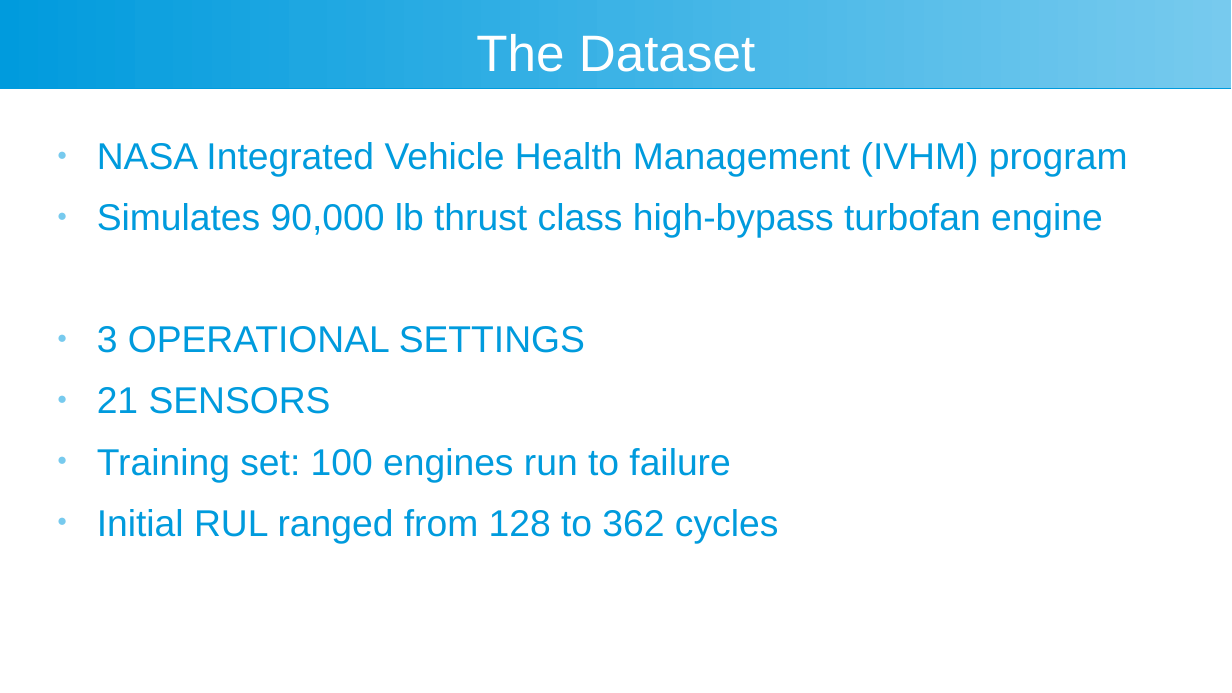
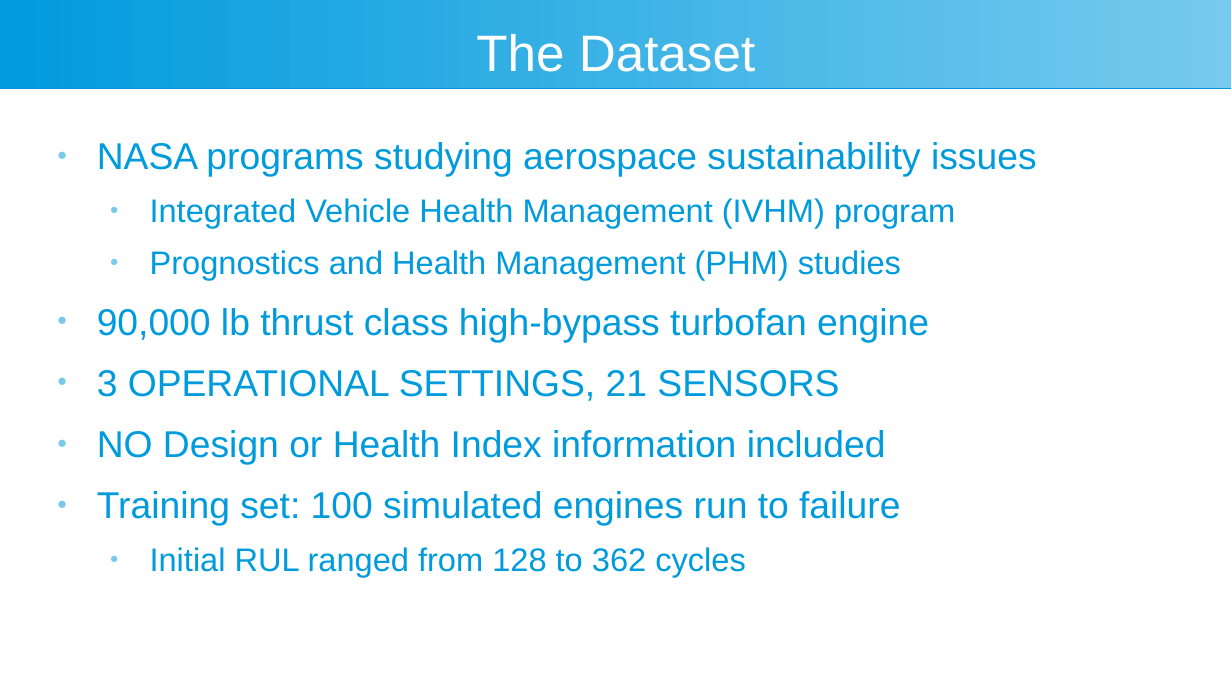
Before and after one commit to arcweld/DSI_Capstone_2, a slide deck: slide 8 of presentation/Weld_Capstone2.odp (slide 6 before the commit). Drawn at 1232x693 pixels with LibreOffice and Linux fonts; fonts in the diff are those of the drawing. Boxes give left, top, right and bottom in pixels: in the first picture for what was removed or moved away, otherwise in the second. Text is boxed around its words. In the diff, an @@ line names an element or a change of style, - is before the commit and + after.

```diff
--- a/presentation/Weld_Capstone2.odp
+++ b/presentation/Weld_Capstone2.odp
@@ text at box(97, 142, 1037, 526): text changed @@
-● NASA Integrated Vehicle Health Management (IVHM) program
-● Simulates 90,000 lb thrust class high-bypass turbofan engine
-● 3 OPERATIONAL SETTINGS
-● 21 SENSORS
-● Training set: 100 engines run to failure
+● NASA programs studying aerospace sustainability issues
+  ● Integrated Vehicle Health Management (IVHM) program
+  ● Prognostics and Health Management (PHM) studies
+● 90,000 lb thrust class high-bypass turbofan engine
+● 3 OPERATIONAL SETTINGS, 21 SENSORS
+● NO Design or Health Index information included
+● Training set: 100 simulated engines run to failure
@@ text at box(150, 547, 746, 577): size 24 to 21 pt in "Initial RUL ranged from 128 to 362 ..."; list level 1 to 2 in "Initial RUL ranged from 128 ..." @@
```
Also in this commit, not shown: 4 other slides changed, 2 slides added, 1 other file.
